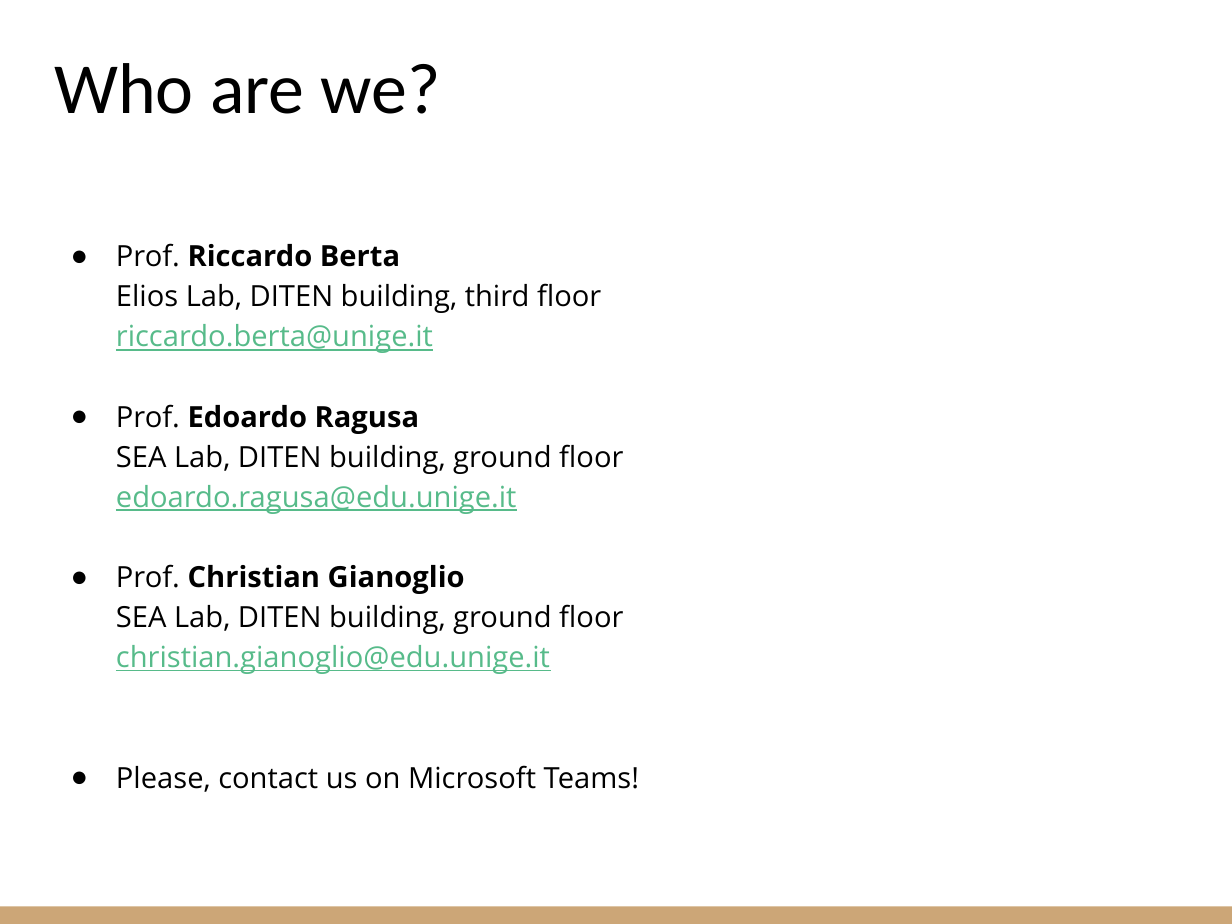
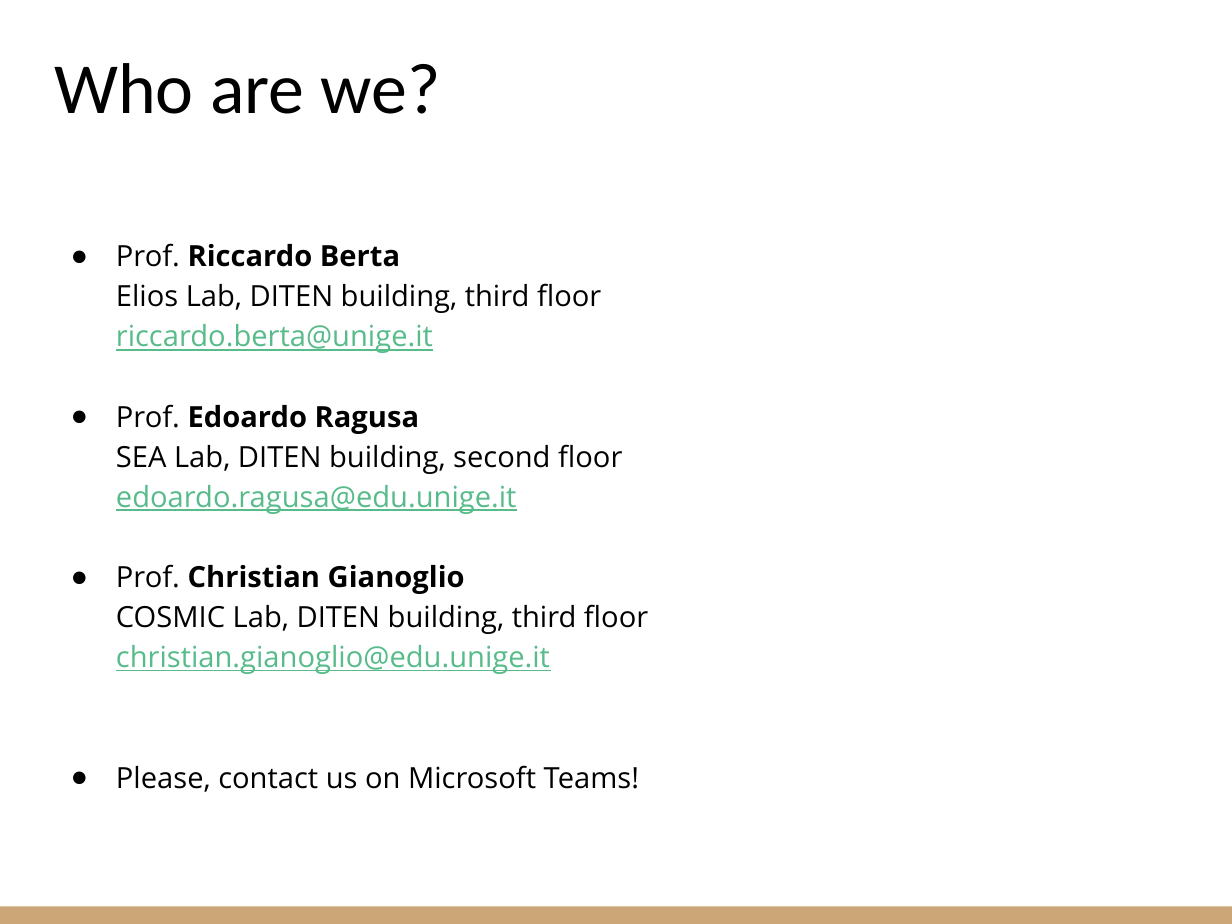
Before and after one commit to riccardoberta/esd, a slide deck: slide 2 of 00 - Introduction.pptx. Drawn at 1232x924 pixels with LibreOffice and Linux fonts; fonts in the diff are those of the drawing. Boxes give left, top, right and bottom in pixels: in the first picture for what was removed or moved away, otherwise in the second. Text is boxed around its words. In the diff, an @@ line names an element or a change of style, - is before the commit and + after.

```diff
--- a/00 - Introduction.pptx
+++ b/00 - Introduction.pptx
@@ text at (x1=116, y1=404, x2=648, y2=674): text changed @@
-● Prof. Edoardo Ragusa
-  SEA Lab, DITEN building, ground floor
-  edoardo.ragusa@edu.unige.it
-● Prof. Christian Gianoglio
-  SEA Lab, DITEN building, ground floor
-  christian.gianoglio@edu.unige.it
+● Prof. Edoardo Ragusa
+  SEA Lab, DITEN building, second floor
+  edoardo.ragusa@edu.unige.it
+● Prof. Christian Gianoglio
+  COSMIC Lab, DITEN building, third floor
+  christian.gianoglio@edu.unige.it
```
Also in this commit, not shown: 2 other slides changed, 20 other files.
